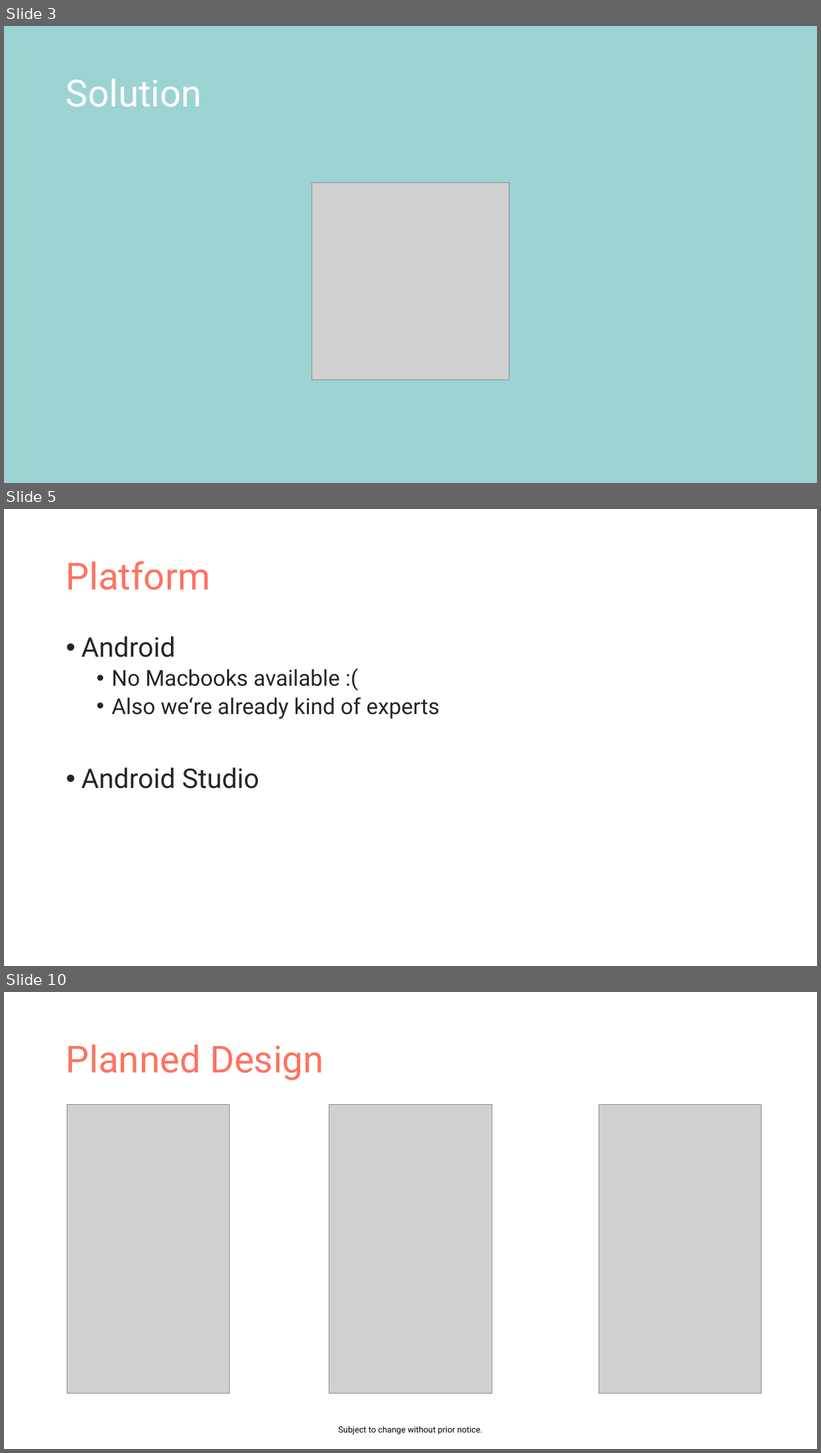
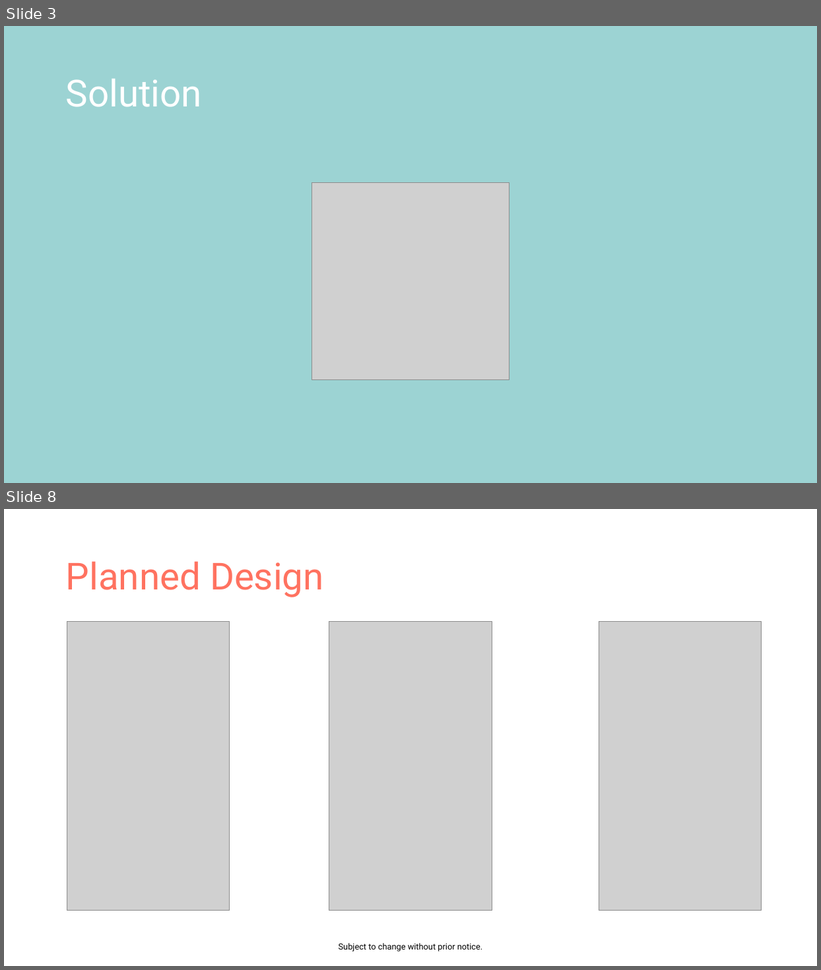
Before and after one commit to EvaJobst/MobileSports, a slide deck: Mountaineer.pptx. Shown one above the other, each under a label of ours: slides 3, 5 and 10 before the commit, slides 3 and 8 after it; the slides between them are not shown. The pictures are 821x1453 and 821x970 pixels, drawn with LibreOffice and Linux fonts; fonts in the diff are those of the drawing; grey boxes stand for pictures. Boxes give left, top, right and bottom in pixels: in the first picture for what was removed or moved away, otherwise in the second. Text is boxed around its words. In the diff, an @@ line names an element or a change of style, - is before the commit and + after.

```diff
--- a/Mountaineer.pptx
+++ b/Mountaineer.pptx
@@ slide 5 removed at box(4, 509, 817, 966), background #FFFFFF @@
@@ title removed at box(66, 561, 211, 590) @@
-Platform
@@ text removed at box(81, 636, 440, 789) @@
-• Android
-  • No Macbooks available :(
-  • Also we‘re already kind of experts
-• Android Studio
@@ what was slide 10 is now slide 8 @@
```
Also in this commit, not shown: 6 slides changed, 3 slides added, 5 other slides removed.
